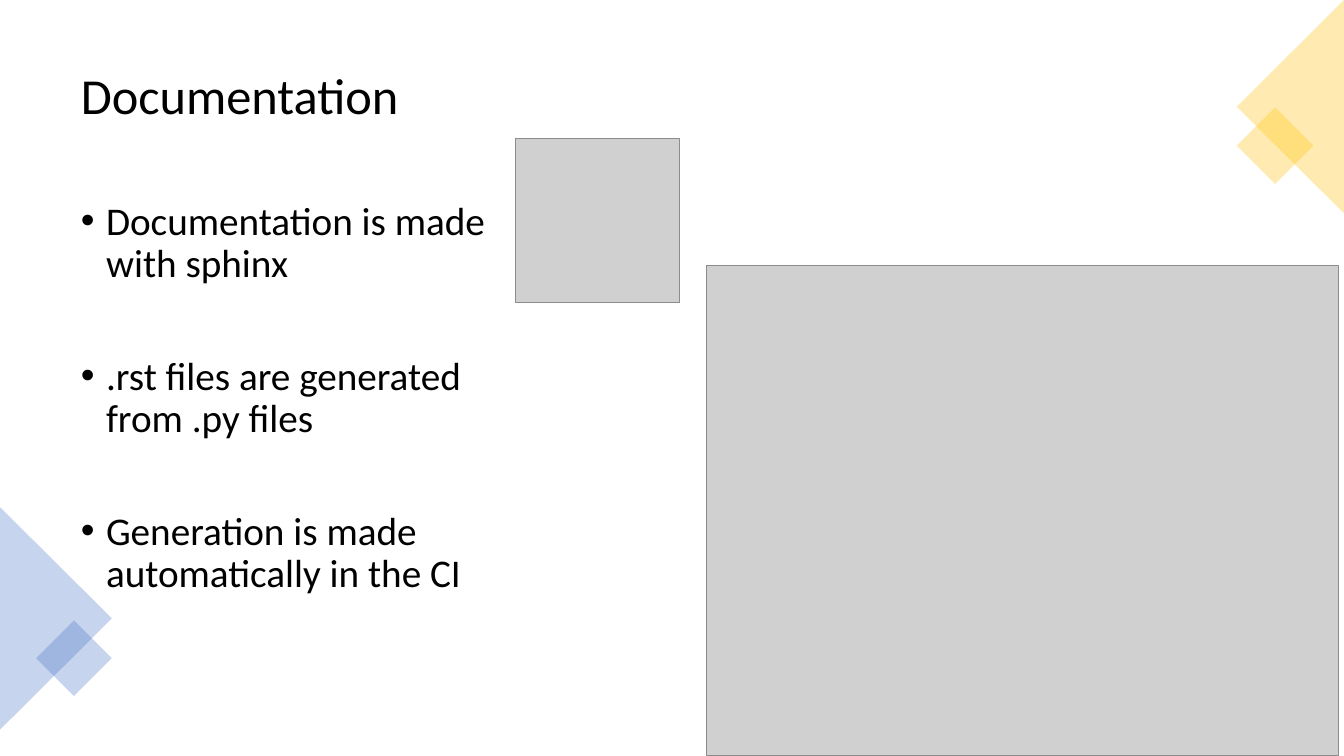
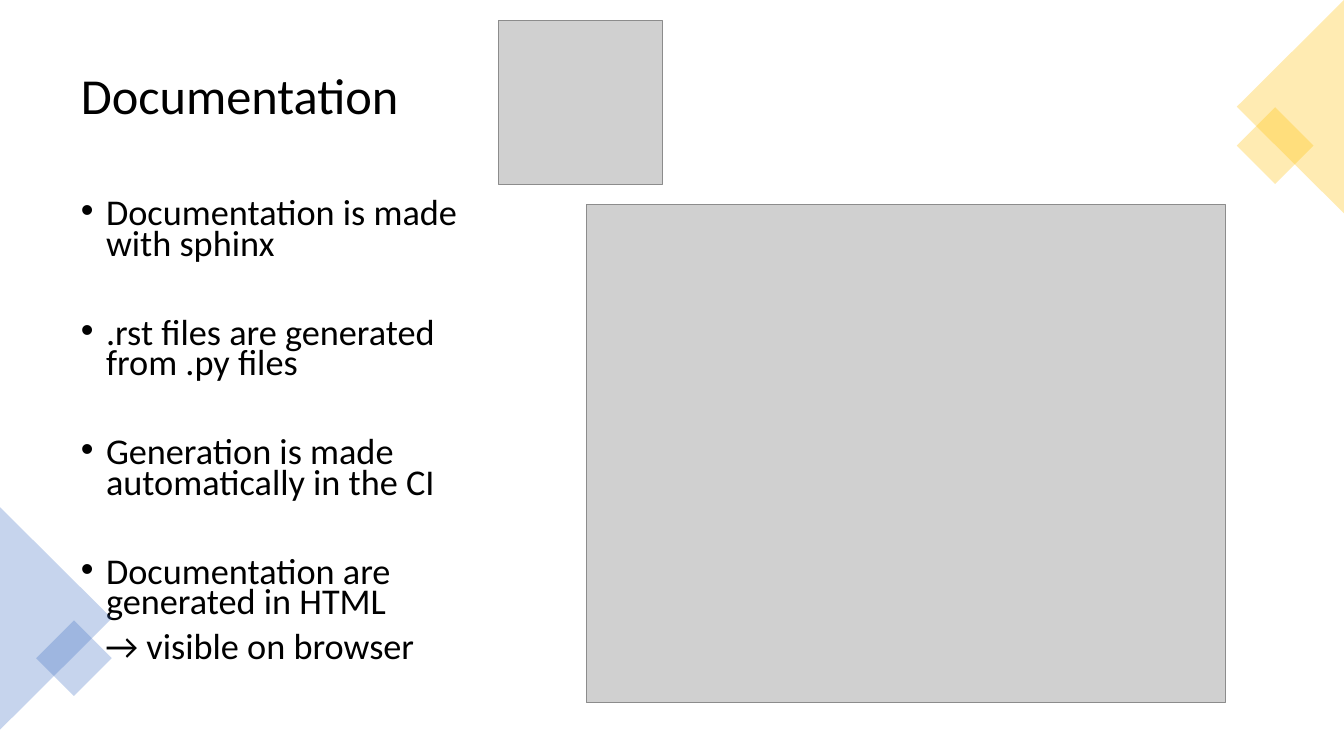
Before and after one commit to Laurasid/M05_Project, a slide deck: slide 7 of pres_full.pptx (slide 6 before the commit). Drawn at 1344x756 pixels with LibreOffice and Linux fonts; fonts in the diff are those of the drawing; grey boxes stand for pictures. Boxes give left, top, right and bottom in pixels: in the first picture for what was removed or moved away, otherwise in the second. Text is boxed around its words. In the diff, an @@ line names an element or a change of style, - is before the commit and + after.

Commit message:
update presentation

```diff
--- a/pres_full.pptx
+++ b/pres_full.pptx
@@ picture: place and size @@
-picture at [516, 139, 681, 303]
+picture at [498, 20, 662, 185]
@@ text at [106, 199, 457, 501]: size 28 to 25.9 pt in "Documentation is made with sphinx", ".rst files are generated from .py files", "Generation is made automatically in the CI"; line spacing 0.9 to 0.7 @@
@@ picture: place and size @@
-picture at [707, 266, 1340, 756]
+picture at [587, 205, 1226, 703]
@@ text at [106, 559, 415, 660]: paragraphs added @@
+• Documentation are generated in HTML
+→ visible on browser
```
Also in this commit, not shown: 3 slides added, 1 slide removed.
